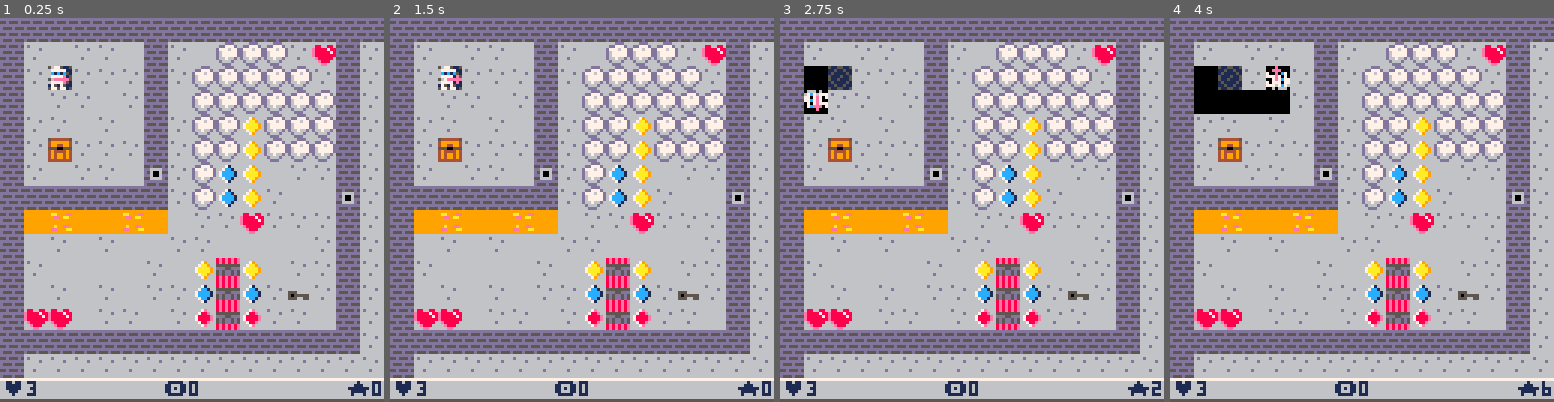
Above: before the commit, frames 1-4 (left to right).
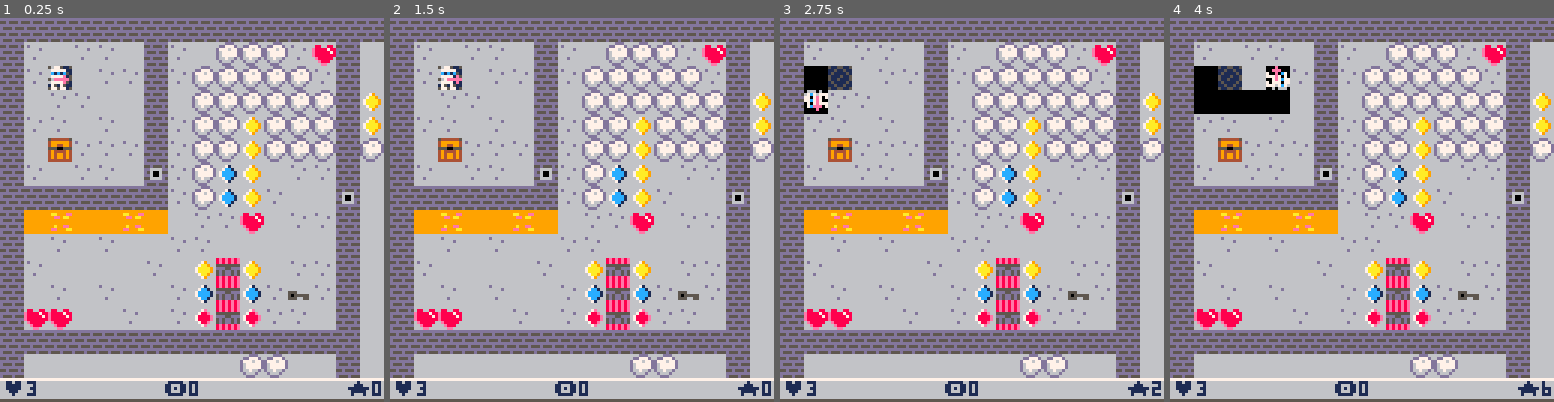
Above: after the commit, the same moments.

Repository: robotpony/pico8-playground
Game: PICO-8 cartridge games/bouldergemsmash.p8
The game is run twice, just before and just after one commit, with the same random seed, the same clock (stepped at 60 frames per second) and the same inputs.
Inputs:
- Up to frame 1 (0.25 s): no input
- Up to frame 2 (1.5 s): tap O (Z key) at 0.33, 0.7, 1.43 s; tap X (X key) at 1.07 s
- Up to frame 3 (2.75 s): hold Left 1.97-2.37 s; tap X (X key) at 2.07, 2.4, 2.73 s; tap O (Z key) at 2.22 s; hold Down from 2.42 s (still down)
- Up to frame 4 (4 s): release Down at 2.82 s; hold Right 2.87-3.53 s; tap X (X key) at 3.07, 3.4, 3.73 s; tap O (Z key) at 3.1, 3.98 s; hold Up from 3.58 s (still down)

The runs differ from the first frame. In frame 1, 1.9% of the frame differs, in the area x 7-100%, y 7-94%; in frame 2, 1.9%; in frame 3, 1.9%; in frame 4, 1.9%.

Commit message:
Adds basic block gravity, drawing, and updates. Damage, falling logic, and points are up next!

Diff:
--- a/games/bouldergemsmash.p8
+++ b/games/bouldergemsmash.p8
@@ -10,7 +10,7 @@
 	hud_init()
 	map_init()
 	player_init()
-	gravity_init()
+	falling_blox_init()
 end
 
 function _update()
@@ -32,12 +32,16 @@
 	if (is_player_health_low()) then
 		sfx(5)
 	end
+
+	-- gravity is slow
+	update_falling_blox()
 end
 
 function _draw()
 	cls()
 	map_draw()
 	player_draw()
+	draw_falling_blox()
 	hud_draw()
 
 	if (paused()) then
@@ -117,9 +121,9 @@
 	diamond={8,24}
 	gold={9,25}
 	ruby={10,26}
+	rocks={7,23}
 	entrance=16
 	exit=32
-
 
 	-- basic state
 	level=0
@@ -131,6 +135,8 @@
 	m.y=0
 	m.pxx=0
 	m.pxy=0
+	m.max_x=128
+	m.max_y=64
 
 	setup_map()
 
@@ -146,8 +152,8 @@
 	l.ex=126
 	l.ey=126
 
-	for x=1,128 do
-		for y=1,128 do
+	for x=1,m.max_x do
+		for y=1,m.max_y do
 			mt=mget(x,y)
 
 			if (is(entrance,mt)) then
@@ -171,7 +177,7 @@
 	m.pxx=m.x*8
 	m.pxy=m.y*8
 	camera(m.pxx,m.pxy)
-	map(0,0,0,0,128,128)
+	map(0,0,0,0,m.max_x,m.max_y)
 end
 
 -- is tile? (set or single tile)
@@ -214,6 +220,13 @@
 	return is_tile(falls,x,y)
 end
 
+-- can a block be destroyed?
+function can_destroy(x,y)
+	return is_tile(destroys,x,y)
+end
+
+
+
 function is_diggable(x,y)
 	if (is_tile(no_dig,x,y)) return
 	return mget(x,y)
@@ -223,7 +236,7 @@
 	local tile=mget(x,y)
 	local toggle_to=to
 
-	if (to == nil) then
+	if (to==nil) then
 		toggle_to=tile+1
 	else
 		toggle_to=to
@@ -290,6 +303,10 @@
 		player_dig(nx,ny)
 	else
 		sfx(1)
+	end
+
+	if (dislodge_above(nx,ny)) then
+		explain('what have\nu done?',nx,ny)
 	end
 end
 
@@ -489,23 +506,76 @@
 end
 
 -->8
--- gravity
-
-function gravity_init()
-	-- tiles subject to [g]ravity
-	g={}
-	g.falling={}
-end
-
-function gravity_update()
-	-- for all falling blocks
-	-- check above
-	-- check adjacent
-end
-
-function gravity_draw()
--- nop
-end
+-- falling blox
+
+function falling_blox_init()
+	-- [b]lox subject to gravity
+	b={}
+	b.falling={}
+end
+
+function update_falling_blox()
+	drop_one_step()
+end
+
+function drop_one_step()
+	for i, block in pairs(b.falling) do
+		local nx=block.x+block.dx
+		local ny=block.y+block.dy
+
+		if (can_move_to(nx,ny)) then
+			b.falling[i].y=ny
+		else
+		 -- todo: need to put back into map
+			b.falling[i]=nill
+		end
+
+		if (can_destroy(nx,ny)) then
+		end
+	end
+end
+
+function kaboom_check()
+end
+
+
+function draw_falling_blox()
+	for b in all(b.falling) do
+			spr(b.block,b.x*8,b.y*8)
+	end
+end
+
+function dislodge_above(x,y,move_x,move_y)
+
+	local dx=move_x or 0 -- no change
+	local dy=move_y or 1 -- down
+	local y_above=flr(y-1)
+
+	-- dislodge a block
+
+
+	if (can_fall(x,y_above)) then
+
+		-- block is now "falling"
+
+		local block=mget(x,y_above)
+		local fb={}
+
+		fb.x=x
+		fb.y=y_above
+		fb.block=block
+		fb.dx=dx
+		fb.dy=dy
+
+		add(b.falling,fb)
+		mset(x,y_above,0)
+		return true
+	end
+
+	return false
+end
+
+
 
 
 -->8
@@ -796,47 +866,47 @@
 
 
 __gff__
-000000010b0000b11c1c1c4b0b000000200000010b0000b11c1c1c4b0b000000280000bcbc00000000000000003f3f34280000000000000000000000003f39b900000000000000000000000000000000000000000000000000000000000000000000000000000000000000000000000000000000000000000000000000000000
+000000010b0000b51c1c1c4b0b000000200000010b0000b51c1c1c4b0b000000280000bcbc0000b51c1c1c00003f3f34280000000000000000000000003f39b900000000000000000000000000000000000000000000000000000000000000000000000000000000000000000000000000000000000000000000000000000000
 0000000000000000000000000000000000000000000000000000000000000000000000000000000000000000000000000000000000000000000000000000000000000000000000000000000000000000000000000000000000000000000000000000000000000000000000000000000000000000000000000000000000000000
 __map__
 1313131313131313131313131313131313131313131313131313131313131313131313131313131313131313131313131313131313131313131313131313131313131313131313131313131313131313131313131313131313131313131313131313131313131313131313131313131313131313131313131313131313131313
-131516151516131516171717151b131515151515151513151515151513151515161616161616161515151515151515151515151515151515151515151515151515151515151515151515151515151515151515151515151515151515151515151515151515151515151515151515151515151515151515151515151515151513
-1315101515151315171717171715131515151515151513151515151513151515161616161616161515151515151515151515151515151515151515151515151515151515151515151515151515151515151515151515151515151515151515151515151515151515151515151515151515151515151515151515151515151513
-1316151516151316171717171717131515151515151514151515151513151515161616161616161515151515151515151515151515151515151515151515151515151515151515151515151515151515151515151515151515151515151515151515151515151515151515151515151515151515151515151515151515151513
-1315151615161315171719171717131515151515151513151515151513151515161616161616161515151515151515151515151515151515151515151515151515151515151515151515151515151515151515151515151515151515151515151515151515151515151515151515151515151515151515151515151515151513
-13152e1515151315171719171717131517171717151513151515151513151515161616161616161515151515151515151515151515151515151515151515151515151515151515151515151515151515151515151515151515151515151515151515151515151515151515151515151515151515151515151515151515151513
-1315161515161415171819161515131515151515151513151515151513151515161616161616161515151515151515151515151515151515151515151515151515151515151515151515151515151515151515151515151515151515151515151515151515151515151515151515151515151515151515151515151515151513
-1313131313131315171819151616141515151515151513151515151513151515161616161616161515151515151515151515151515151515151515151515151515151515151515151515151515151515151515151515151515151515151515151515151515151515151515151515151515151515151515151515151515151513
-132324232324231615151b151515131515151517151513151515151513151515161616161616161515151515151515151515151515151515151515151515151515151515151515151515151515151515151515151515151515151515151515151515151515151515151515151515151515151515151515151515151515151513
-1316151615161615151616161615131515151517151513151515151513151515161616161616161515151515151515151515151515151515151515151515151515151515151515151515151515151515151515151515151515151515151515151515151515151515151515151515151515151515151515151515151515151513
-1315161616161516193e19161515131515151517151513151515151513151515161616161616161515151515151515151515151515151515151515151515151515151515151515151515151515151515151515151515151515151515151515151515151515151515151515151515151515151515151515151515151515151513
-1316151615161515183e18151c15131515151517151513151515151513151515161616161616161515151515151515151515151515151515151515151515151515151515151515151515151515151515151515151515151515151515151515151515151515151515151515151515151515151515151515151515151515151513
-131b1b16151516151a3e1a151516131515151517151513151515151513131515161616161616161515151515151515151515151515151515151515151515151515151515151515151515151515151515151515151515151515151515151515151515151515151515151515151515151515151515151515151515151515151513
-1313131313131313131313131313131515151515151513151515151515131515161616161616161515151515151515151515151515151515151515151515151515151515151515151515151515151515151515151515151515151515151515151515151515151515151515151515151515151515151515151515151515151513
-131515151515151515151515151515151515153e151513151515151515141515161616161616161515151515151515151515151515151515151515151515151515151515151515151515151515151515151515151515151515151515151515151515151515151515151515151515151515151515151515151515151515151513
-1315151515151515151515151515151515151515151513151515151515131515161616161616161515151515151515151515151515151515151515151515151515151515151515151515151515151515151515151515151515151515151515151515151515151515151515151515151515151515151515151515151515151513
-131515152e151515151c15151515151515151515151513151515151515131515161616161616161515151515151515151515151515151515151515151515151515151515151515151515151515151515151515151515151515151515151515151515151515151515151515151515151515151515151515151515151515151513
-1315151515151515151515151515151515151515151513151515151513131515161515151515151515151515151515151515151515151515151515151515151515151515151515151515151515151515151515151515151515151515151515151515151515151515151515151515151515151515151515151515151515151513
-1315151515151515151515151515151515151515151513151515151513151515161515151515151515151515151515151515151515151515151515151515151515151515151515151515151515151515151515151515151515151515151515151515151515151515151515151515151515151515151515151515151515151513
-1313131314131313131313131313131313131313131313151515151513151515161515151515151515151515151515151515151515151515151515151515151515151515151515151515151515151515151515151515151515151515151515151515151515151515151515151515151515151515151515151515151515151513
-1315151515151515151515151515151515151515151515151515151513151515161515151515151515151515151515151515151515151515151515151515151515151515151515151515151515151515151515151515151515151515151515151515151515151515151515151515151515151515151515151515151515151513
-1315151515151515151515151515151515151515151515151515151313151515161515151515151515151515151515151515151515151515151515151515151515151515151515151515151515151515151515151515151515151515151515151515151515151515151515151515151515151515151515151515151515151513
-1315151515151515151515151515151515151515151515151515151315151515161515151515151515151515151515151515151515151515151515151515151515151515151515151515151515151515151515151515151515151515151515151515151515151515151515151515151515151515151515151515151515151513
-1315151515151515151515151515151515151515151515151515131315151515161515151515151515151515151515151515151515151515151515151515151515151515151515151515151515151515151515151515151515151515151515151515151515151515151515151515151515151515151515151515151515151513
-1313131313131313131314131313131313131313131315151515131515151515161515151515151515151515151515151515151515151515151515151515151515151515151515151515151515151515151515151515151515151515151515151515151515151515151515151515151515151515151515151515151515151513
-1315151515151515151515151515151515151515151313131313131515151515161515151515151515151515151515151515151515151515151515151515151515151515151515151515151515151515151515151515151515151515151515151515151515151515151515151515151515151515151515151515151515151513
-1315151515151515151515151515151515151515151515151515151515151515161515151515151515151515151515151515151515151515151515151515151515151515151515151515151515151515151515151515151515151515151515151515151515151515151515151515151515151515151515151515151515151513
-1315151515151515151515151515151515151515151515151515151515151515161515151515151515151515151515151515151515151515151515151515151515151515151515151515151515151515151515151515151515151515151515151515151515151515151515151515151515151515151515151515151515151513
-1315151515151515151515151515151515151515151515151515151515151515161515151515151515151515151515151515151515151515151515151515151515151515151515151515151515151515151515151515151515151515151515151515151515151515151515151515151515151515151515151515151515151513
-1315151515151515151515151515151515151515151515151515151515151515161515151515151515151515151515151515151515151515151515151515151515151515151515151515151515151515151515151515151515151515151515151515151515151515151515151515151515151515151515151515151515151513
-1316161616161616161616161616161616161616161616161616161616161616161515151515151515151515151515151515151515151515151515151515151515151515151515151515151515151515151515151515151515151515151515151515151515151515151515151515151515151515151515151515151515151513
-1315151515151515151515151515151515151515151515151515151515151515151515151515151515151515151515151515151515151515151515151515151515151515151515151515151515151515151515151515151515151515151515151515151515151515151515151515151515151515151515151515151515151513
-…(9 lines of a section not shown)…
+131516151516131516171717151b131616161616161613161616161613161616161616161616161616161616161616161616161616151515151515151515151515151515151515151515151515151515151515151515151515151515151515151515151515151515151515151515151515151515151515151515151515151513
+1315101615151315171717171715131616151616151613161616161613161616161616161616161616161616161616161616161616151515151515151515151515151515151515151515151515151515151515151515151515151515151515151515151515151515151515151515151515151515151515151515151515151513
+1316151516161316171717171717131919191919191914161616161613161616161616161616161616161616161616161616161616151515151515151515151515151515151515151515151515151515151515151515151515151515151515151515151515151515151515151515151515151515151515151515151515151513
+13151516151613151717191717171319191a1a1a1a1a13161616161613161616161616161616161616161616161616161616161616151515151515151515151515151515151515151515151515151515151515151515151515151515151515151515151515151515151515151515151515151515151515151515151515151513
+13162e1515151315171719171717131717171717171713161616161613161616161616161616161616161616161616161616161616151515151515151515151515151515151515151515151515151515151515151515151515151515151515151515151515151515151515151515151515151515151515151515151515151513
+1315161515161415171819161515131616171717161513161616161613161616161616161616161616161616161616161616161616151515151515151515151515151515151515151515151515151515151515151515151515151515151515151515151515151515151515151515151515151515151515151515151515151513
+1313131313131315171819151616141616161717161613161616161613161616161616161616161616161616161616161616161616151515151515151515151515151515151515151515151515151515151515151515151515151515151515151515151515151515151515151515151515151515151515151515151515151513
+132324232324231615151b161515131616161617161613161616161613161616161616161616161616161616161616161616161616151515151515151515151515151515151515151515151515151515151515151515151515151515151515151515151515151515151515151515151515151515151515151515151515151513
+1316151615161615151616161616131615161617161613161616161613161616161616161616161616161616161616161616161616151515151515151515151515151515151515151515151515151515151515151515151515151515151515151515151515151515151515151515151515151515151515151515151515151513
+1315161616161516193e19161515131616161617161513161616161613161616161616161616161616161616161616161616161616151515151515151515151515151515151515151515151515151515151515151515151515151515151515151515151515151515151515151515151515151515151515151515151515151513
+1316151615161615183e18151c15131616161517161613161616161613161616161616161616161616161616161616161616161616151515151515151515151515151515151515151515151515151515151515151515151515151515151515151515151515151515151515151515151515151515151515151515151515151513
+131b1b16161516151a3e1a151516131615161617161613161616161613131616161616161616161616161616161616161616161616151515151515151515151515151515151515151515151515151515151515151515151515151515151515151515151515151515151515151515151515151515151515151515151515151513
+1313131313131313131313131313131616161616161613161616161616131616161616161616161616161616161616161616161616151515151515151515151515151515151515151515151515151515151515151515151515151515151515151515151515151515151515151515151515151515151515151515151515151513
+131616161616161616161717161613161616173e171713161616161616141616161616161616161616161616161616161616161616151515151515151515151515151515151515151515151515151515151515151515151515151515151515151515151515151515151515151515151515151515151515151515151515151513
+131616161616161616161717161613161616171c191713161616161616131616161616161616161616161616161616161616161616151515151515151515151515151515151515151515151515151515151515151515151515151515151515151515151515151515151515151515151515151515151515151515151515151513
+131616162e161616161c17171616131616151719191713161616161616131616161616161616161616161616161616161616161616151515151515151515151515151515151515151515151515151515151515151515151515151515151515151515151515151515151515151515151515151515151515151515151515151513
+1316161616161516161617171616131616161717171713161616161613131616161616161616161616161616161616161616161616151515151515151515151515151515151515151515151515151515151515151515151515151515151515151515151515151515151515151515151515151515151515151515151515151513
+1316161616161616161818181616141616161616151613161616161613161616161616161616161616161616161616161616161616151515151515151515151515151515151515151515151515151515151515151515151515151515151515151515151515151515151515151515151515151515151515151515151515151513
+1313131314131313131313131313131313131313131313161616161613161616161616161616161616161616161616161616161616151515151515151515151515151515151515151515151515151515151515151515151515151515151515151515151515151515151515151515151515151515151515151515151515151513
+1316161616161616161616161616161616161616161616161616161613161616161616161616161616161616161616161616161616151515151515151515151515151515151515151515151515151515151515151515151515151515151515151515151515151515151515151515151515151515151515151515151515151513
+1316161616161616161616161616161616161616161616161616161313161616161616161616161616161616161616161616161616151515151515151515151515151515151515151515151515151515151515151515151515151515151515151515151515151515151515151515151515151515151515151515151515151513
+1316161616161616161616161616161616161616161616161616161316161616161616161616161616161616161616161616161616151515151515151515151515151515151515151515151515151515151515151515151515151515151515151515151515151515151515151515151515151515151515151515151515151513
+1316161616161616161616161616161616161616161616161616131316161616161616161616161616161616161616161616161616151515151515151515151515151515151515151515151515151515151515151515151515151515151515151515151515151515151515151515151515151515151515151515151515151513
+1313131313131313131314131313131313131313131316161616131616161616161616161616161616161616161616161616161616161616151515151515151515151515151515151515151515151515151515151515151515151515151515151515151515151515151515151515151515151515151515151515151515151513
+1316161616161616161616161616161616161616161313131313131616161616161616161616161616161616161616161616161616161616151515151515151515151515151515151515151515151515151515151515151515151515151515151515151515151515151515151515151515151515151515151515151515151513
+1316161616161616161616161616161616161616161616161616161616161616161616161616161616161616161616161616161616161616151515151515151515151515151515151515151515151515151515151515151515151515151515151515151515151515151515151515151515151515151515151515151515151513
+1316161616161616161616161616161616161616161616161616161616161616161616161616161616161616161616161616161616161616151515151515151515151515151515151515151515151515151515151515151515151515151515151515151515151515151515151515151515151515151515151515151515151513
+1316161616161616161616161616161616161616161616161616161616161616161616161616161616161616161616161616161616161616151515151515151515151515151515151515151515151515151515151515151515151515151515151515151515151515151515151515151515151515151515151515151515151513
+1316161616161616161616161616161616161616161616161616161616161616161616161616161616161616161616161616161616161616151515151515151515151515151515151515151515151515151515151515151515151515151515151515151515151515151515151515151515151515151515151515151515151513
+1316161616161616161616161616161616161616161616161616161616161616161616161616161616161616161616161616161616161616151515151515151515151515151515151515151515151515151515151515151515151515151515151515151515151515151515151515151515151515151515151515151515151513
+1316161616161616161616161616161616161616161616161616161616161616161616161616161616161616161616161616161616161616151515151515151515151515151515151515151515151515151515151515151515151515151515151515151515151515151515151515151515151515151515151515151515151513
+…(9 lines of a section not shown)…
Not shown, changed: 27 lines of the sprite sheet (__gfx__) section of games/bouldergemsmash.p8
